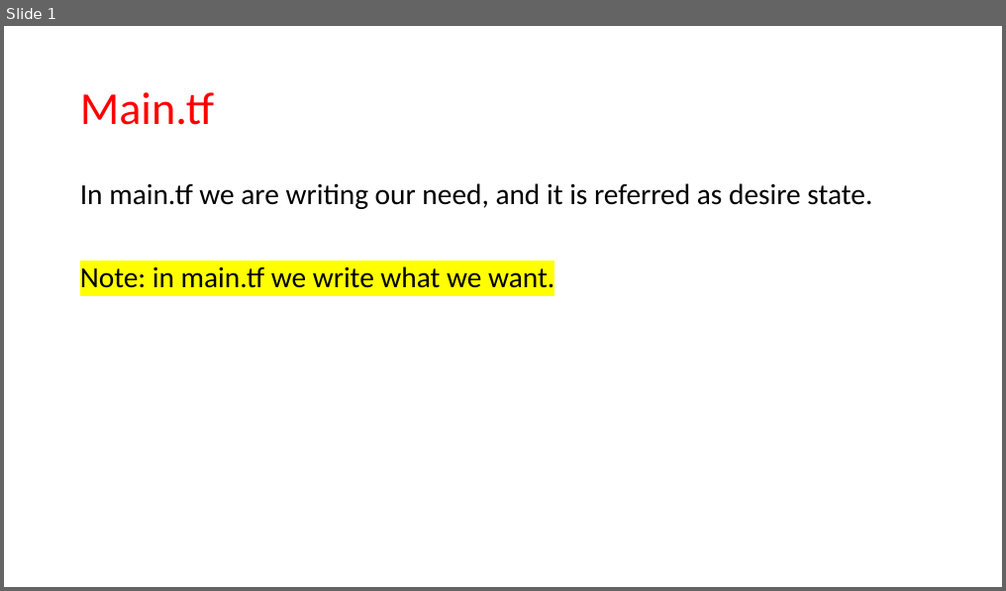
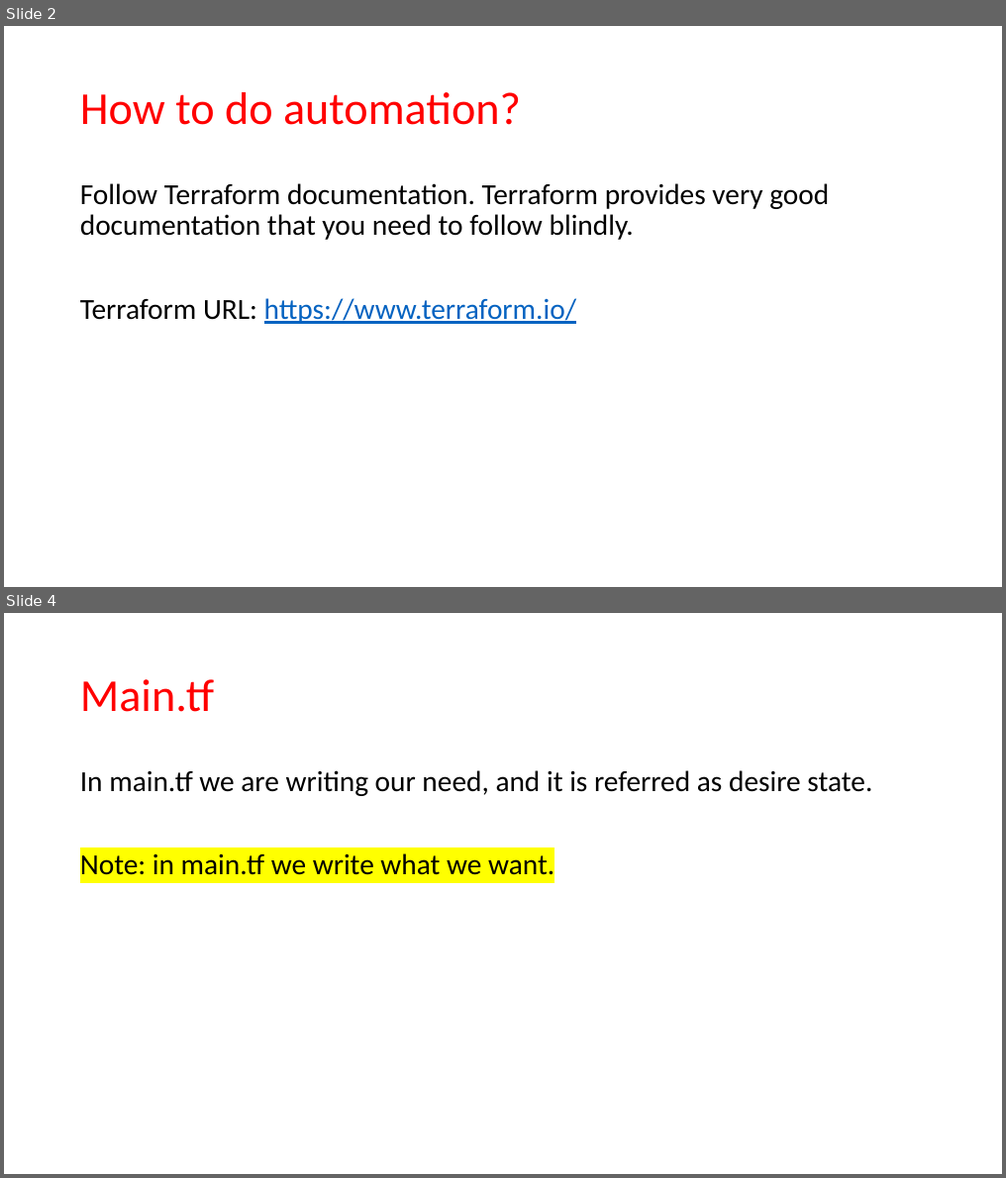
Before and after one commit to JanbaskDevops/Batch1, a slide deck: MyLearnings/Terraform Packer and Golden Image/PPT for Class/Class5- Terraform architecture.pptx. Shown one above the other, each under a label of ours: slide 1 before the commit, slides 2 and 4 after it; the slides between them are not shown. The pictures are 1006x591 and 1006x1178 pixels, drawn with LibreOffice and Linux fonts; fonts in the diff are those of the drawing. Boxes give left, top, right and bottom in pixels: in the first picture for what was removed or moved away, otherwise in the second. Text is boxed around its words. In the diff, an @@ line names an element or a change of style, - is before the commit and + after.

```diff
--- a/MyLearnings/Terraform Packer and Golden Image/PPT for Class/Class5- Terraform architecture.pptx
+++ b/MyLearnings/Terraform Packer and Golden Image/PPT for Class/Class5- Terraform architecture.pptx
@@ slide 2 added at [4, 26, 1002, 587], background #FFFFFF @@
@@ title added at [80, 92, 521, 125], 44 pt, text #FF0000 @@
+How to do automation?
@@ text added at [80, 183, 829, 324], 28 pt, text #000000 @@
+Follow Terraform documentation. Terraform provides very good documentation that you need to follow blindly.
+Terraform URL: https://www.terraform.io/
@@ what was slide 1 is now slide 4 @@
```
Also in this commit, not shown: 6 slides changed, 7 other slides added, 1 slide removed, 20 other files.
